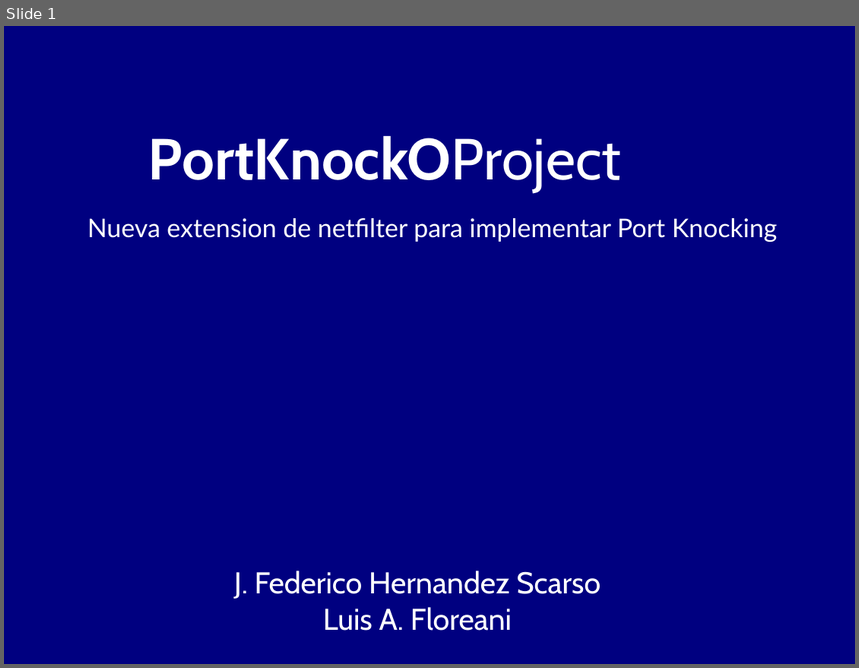
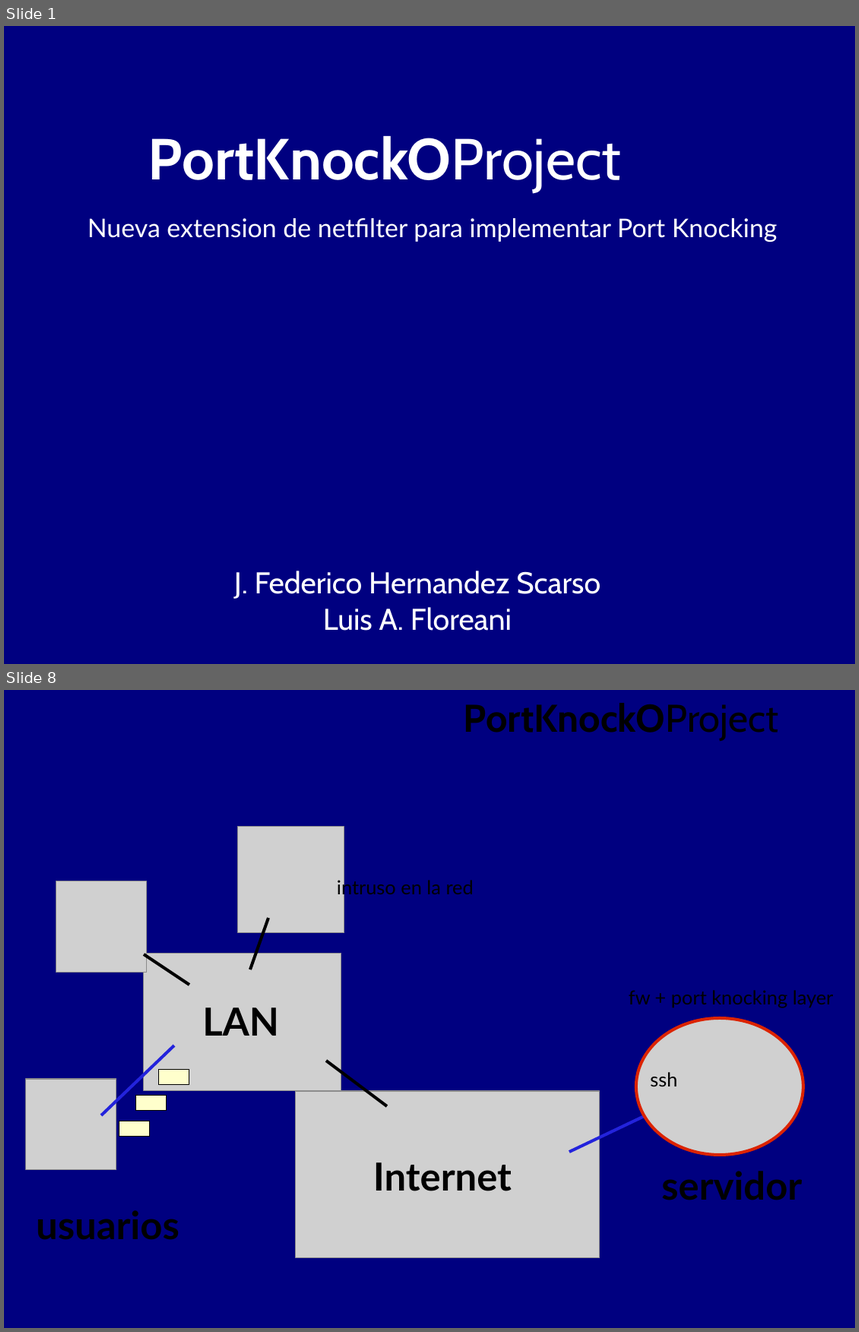
Before and after one commit to BackupTheBerlios/portknocko-svn, a slide deck: trunk/jornadas/jornadas.odp. Shown one above the other, each under a label of ours: slide 1 before the commit, slides 1 and 8 after it; the slides between them are not shown. The pictures are 859x668 and 859x1332 pixels, drawn with LibreOffice and Linux fonts; fonts in the diff are those of the drawing; grey boxes stand for pictures. Boxes give left, top, right and bottom in pixels: in the first picture for what was removed or moved away, otherwise in the second. Text is boxed around its words. In the diff, an @@ line names an element or a change of style, - is before the commit and + after.

```diff
--- a/trunk/jornadas/jornadas.odp
+++ b/trunk/jornadas/jornadas.odp
@@ slide 8 added at [4,690,855,1328], background #000080 @@
@@ text added at [464,703,779,741], 36 pt, text #000000, bold @@
+PortKnockOProject
@@ picture added at [238,827,344,933] @@
@@ picture added at [56,882,147,973] @@
@@ text added at [337,878,474,898], 18 pt, text #000000 @@
+intruso en la red
@@ line added from (250, 970) to (269, 918), #000000 2.83 pt @@
@@ picture added at [144,954,341,1091] @@
@@ line added from (144, 955) to (189, 985), #000000 2.83 pt @@
@@ text added at [202,1008,279,1036], 36 pt, text #000000, bold @@
+LAN
@@ text added at [629,990,834,1008], 18 pt, text #000000 @@
+fw + port knocking layer
@@ picture added at [636,1018,804,1155] @@
@@ line added from (101, 1116) to (174, 1046), #2323DC 2.83 pt @@
@@ picture added at [682,1046,772,1137] @@
@@ rectangle added at [159,1070,189,1085], fill #FFFFCC, outline #000000 0 pt @@
@@ line added from (326, 1061) to (387, 1106), #000000 2.83 pt @@
@@ text added at [650,1072,677,1087], 18 pt, text #000000 @@
+ssh
@@ picture added at [25,1079,116,1170] @@
@@ rectangle added at [136,1096,166,1111], fill #FFFFCC, outline #000000 0 pt @@
@@ picture added at [296,1091,601,1259] @@
@@ line added from (569, 1152) to (698, 1091), #2323DC 2.83 pt @@
@@ rectangle added at [120,1122,150,1137], fill #FFFFCC, outline #000000 0 pt @@
@@ text added at [373,1163,512,1192], 36 pt, text #000000, bold @@
+Internet
@@ text added at [661,1171,802,1201], 36 pt, text #000000, bold @@
+servidor
@@ text added at [36,1211,180,1240], 36 pt, text #000000, bold @@
+usuarios
```
Also in this commit, not shown: 5 slides changed, 1 other slide added, 9 slides removed, 1 other file.
